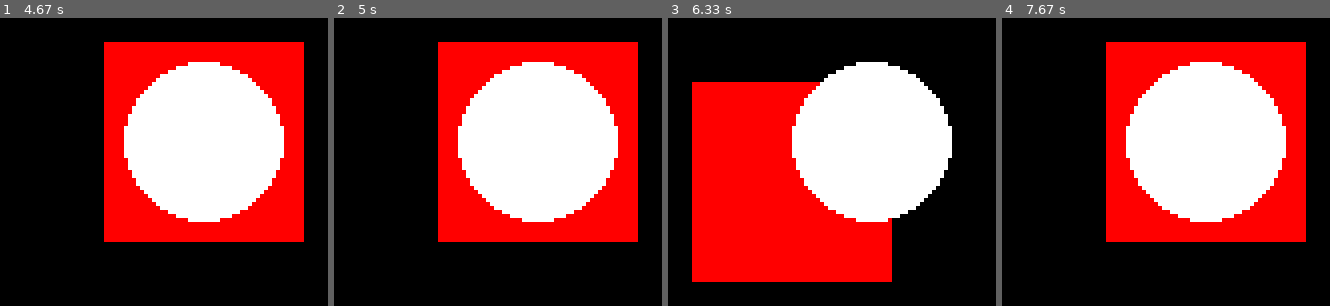
Above: before the commit, frames 1-4 (left to right).
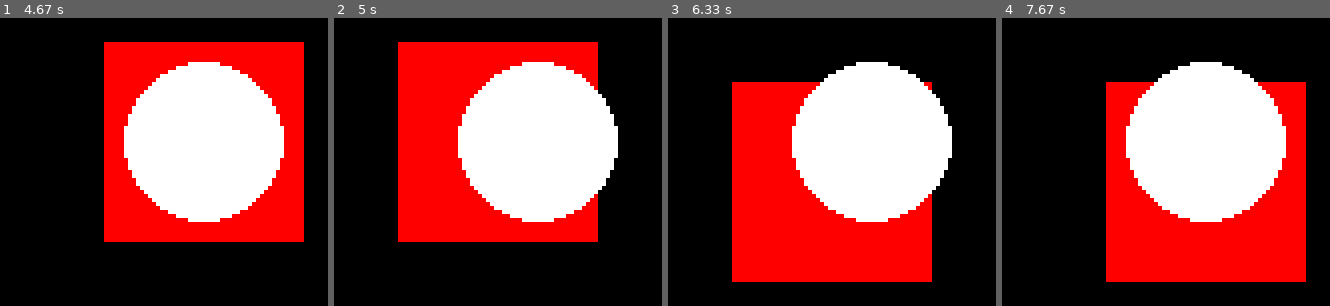
Above: after the commit, the same moments.

Repository: Keker-dev/PyGameProject
Game: pygame game, started from TestForm.py
The game is run twice, just before and just after one commit, with the same random seed, the same clock (stepped at 60 frames per second) and the same inputs.
Inputs:
- Up to frame 1 (4.67 s): hold D 0.33-0.8 s; hold W 0.83-1.13 s; hold D 1.17-1.63 s; hold A 1.67-2.2 s; hold S 2.23-2.53 s; hold A 2.57-2.97 s; hold W 3-3.37 s; hold D 3.4-4.03 s; hold S 4.07-4.43 s; hold A from 4.47 s (still down)
- Up to frame 2 (5 s): release A at 4.93 s; hold D from 4.97 s (still down)
- Up to frame 3 (6.33 s): release D at 5.43 s; hold W 5.47-5.77 s; hold D 5.8-6.27 s; hold A from 6.3 s (still down)
- Up to frame 4 (7.67 s): release A at 6.83 s; hold S 6.87-7.17 s; hold A 7.2-7.6 s; hold W from 7.63 s (still down)

Frame 1 is identical in both runs. In frame 2, 15% of the frame differs, in the area x 19-93%, y 8-78%; in frame 3, 12%; in frame 4, 15%.

Commit message:
Модифицированы classes.py, TestForm.py. Исправлен баг BaseObject, когда обьект копировал координаты других обьектов.

Diff:
--- a/TestForm.py
+++ b/TestForm.py
@@ -12,8 +12,10 @@
 
     pos = Vector2(0, 0)
     fps = 60
-    player = Player(screen, speed=2)
-    cam = Camera(screen, FolowAt=player)
+    player = Player(screen, speed=2, pos=Vector2(0, 0))
+    cam = Camera(screen, FolowAt=player, pos=Vector2(0, 0))
+    other = BaseObject(screen, Vector2(0, 0))
+    other.set_view("Rect", size=Vector2(50, 50), color=(255, 0, 0))
     player.set_view("Circle", radius=20, color=(255, 255, 255))
 
     while running:
@@ -23,9 +25,9 @@
                 running = False
 
         screen.fill((0, 0, 0))
-        pygame.draw.rect(screen, (255, 0, 0), Rect(Vector2(0, 0)-Vector2(25, 25)-cam.position, Vector2(50, 50)))
-        player.FixedUpdate(events)
+        player.Movement(events)
         cam.FixedUpdate(events)
+        other.render(cam)
         player.render(cam)
 
         clock.tick(fps)
--- a/classes.py
+++ b/classes.py
@@ -4,7 +4,7 @@
 
 
 class BaseObject:
-    def __init__(self, screen, pos=Vector2(0, 0), rotation=0, sprite_type=None, visible=True):
+    def __init__(self, screen, pos, rotation=0, sprite_type=None, visible=True, **kwargs):
         self.screen = screen
         self.position = pos
         self.rotation = rotation
@@ -17,13 +17,13 @@
         self.additions = []
         self.render_settings = {}
 
-    def move_to(self, pos: Vector2, time=0):
+    def move_to(self, pos, time=0):
         if time == 0:
             self.position = pos
         else:
             pass
 
-    def move(self, rel: Vector2, time=0):
+    def move(self, rel, time=0):
         if time == 0:
             self.position += rel
         else:
@@ -90,7 +90,7 @@
         self.speed = kwargs.pop("speed")
         super().__init__(*args, **kwargs)
 
-    def FixedUpdate(self, events):
+    def Movement(self, events):
         for event in events:
             if event.type == pygame.KEYDOWN and event.key == pygame.K_d:
                 self.position += Vector2(10, 0)
